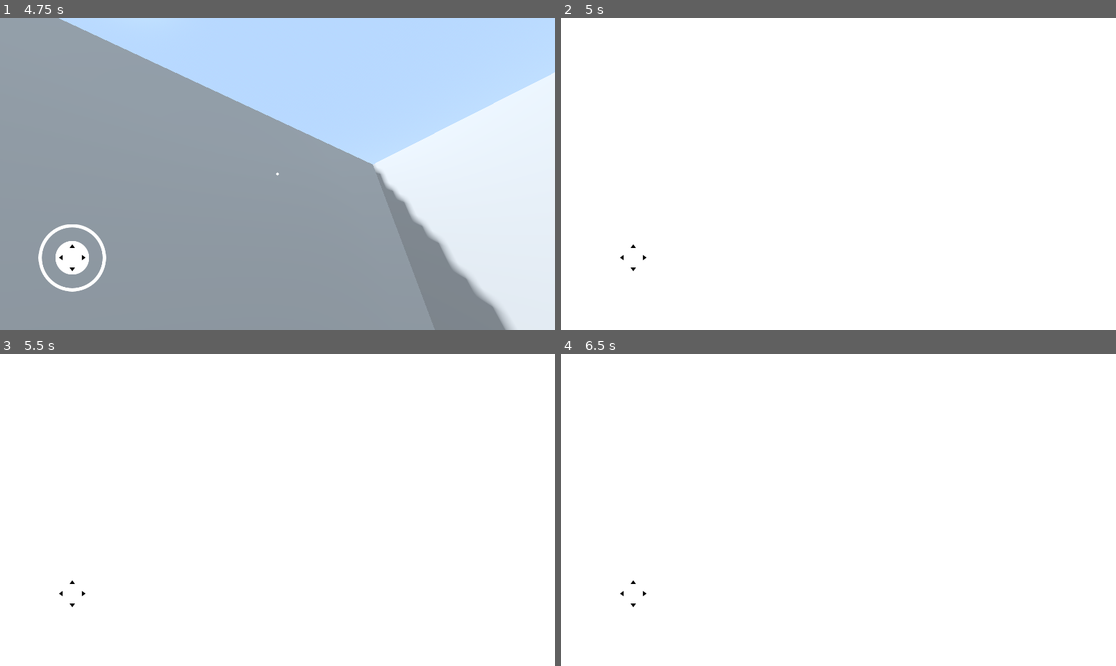
Above: before the commit, frames 1-4 (two rows, left to right).
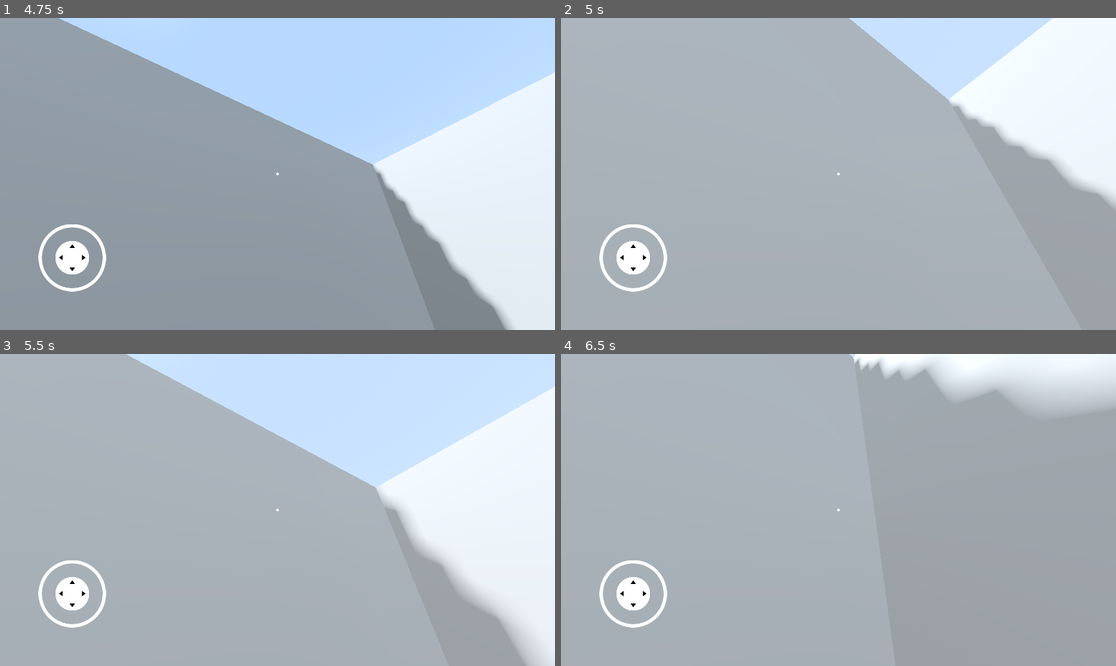
Above: after the commit, the same moments.

Repository: Joshua00013/WhiteHatSimulator
Game: Godot game, scene res://Main Menu/main_menu.tscn
Two runs of this game, one before a commit and one after it. Both use one fixed random seed, a clock stepped at 60 frames per second and the inputs below. The engine's default icon, where the game draws it, is replaced by a stand-in: a white triangle on a blue panel in a dark square.
Inputs (mouse positions are in pixels of both pictures, inside the frame that each line leads up to):
- Up to frame 1 (4.75 s): click "Start Game" at 0.5 s; tap Enter (ui_accept) at 1.25 s; move the mouse to (305, 174) at 1.27 s; hold C (crouch) 1.28-2.03 s; hold W (move_forward) from 1.28 s (still down); tap Space (jump) at 1.52, 2.27, 3.77, 4.52 s; move the mouse to (249, 174) at 2.02 s; tap E (interact) at 2.1 s; move the mouse to (288, 167) at 2.77 s; hold Shift (sprint) 2.78-3.53 s; move the mouse to (271, 180) at 3.52 s; tap F at 3.6 s; move the mouse to (316, 177) at 4.27 s; hold Q from 4.28 s (still down)
- Up to frame 2 (5 s): keep holding W (move_forward); keep holding Q; tap Tab (inventory) at 4.9 s
- Up to frame 3 (5.5 s): keep holding W (move_forward); move the mouse to (233, 506) at 5.02 s; release Q at 5.03 s; tap C (crouch) at 5.1 s; tap Space (jump) at 5.27 s
- Up to frame 4 (6.5 s): keep holding W (move_forward); move the mouse to (844, 510) at 5.77 s; hold E (interact) from 5.78 s (still down)

Frame 1 is identical in both runs. In frame 2, 89% of the frame differs, in the area x 0-100%, y 0-100%; in frame 3, 86%; in frame 4, 97%.

Commit message:
Inventory GUI

Diff:
--- a/Resources/inventory_item.gd
+++ b/Resources/inventory_item.gd
@@ -4,4 +4,4 @@
 
 @export var name : String = ""
 @export var description : String = ""
-@export var texture = Texture2D
+@export var texture : Texture2D
--- a/Scenes/gui/inventory_ui.tscn
+++ b/Scenes/gui/inventory_ui.tscn
@@ -12,6 +12,7 @@
 script = ExtResource("1_jkvmd")
 
 [node name="ColorRect" type="ColorRect" parent="."]
+self_modulate = Color(1, 1, 1, 0.227451)
 layout_mode = 1
 anchors_preset = 15
 anchor_right = 1.0
